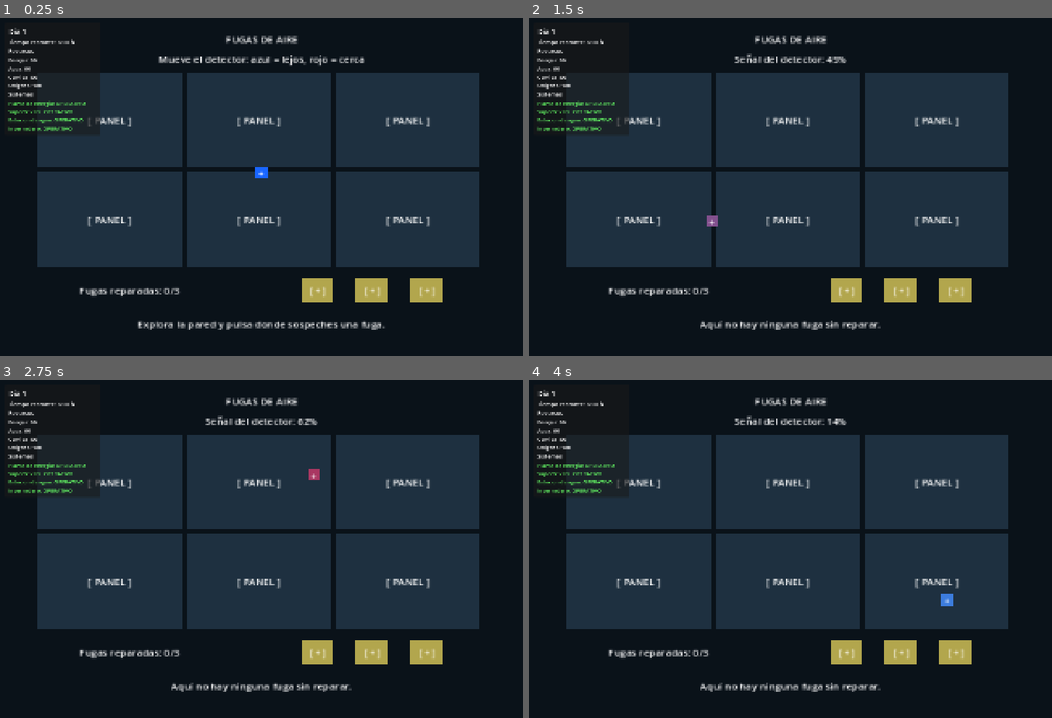
Above: before the commit, frames 1-4 (two rows, left to right).
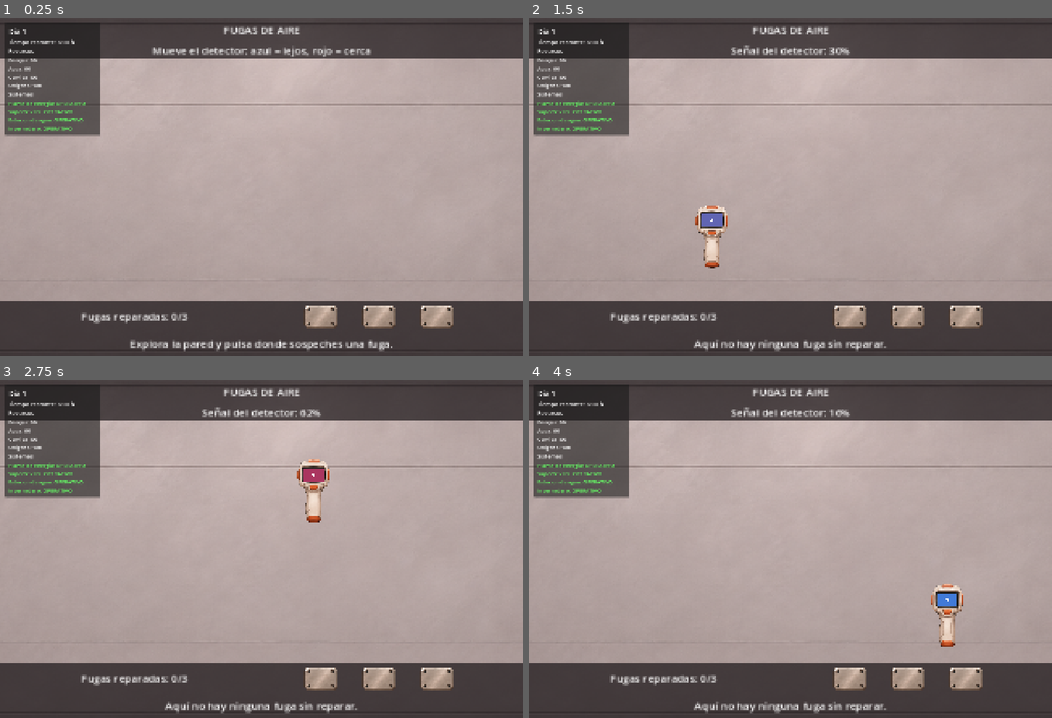
Above: after the commit, the same moments.

Repository: PabRuizzz/Los_pinganillos
Game: Godot game, scene res://game/challenges/air_leaks/air_leaks.tscn
Two runs of this game, one before a commit and one after it. Both use one fixed random seed, a clock stepped at 60 frames per second and the inputs below. This scene is started directly instead of the project's main scene.
Inputs (mouse positions are in pixels of both pictures, inside the frame that each line leads up to):
- Up to frame 1 (0.25 s): no input
- Up to frame 2 (1.5 s): tap Enter (ui_accept) at 0.5, 0.77, 1.25 s; move the mouse to (905, 170) at 0.52 s; hold Right (ui_right) 0.53-1.25 s; tap E (interact) at 0.6 s; click (905, 170) at 0.67 s; drag from (685, 203) to (764, 254) at 1.27 s
- Up to frame 3 (2.75 s): tap Enter (ui_accept) at 2 s; move the mouse to (313, 474) at 2.02 s; hold Right (ui_right) from 2.03 s (still down); tap E (interact) at 2.1 s; click (313, 474) at 2.17 s
- Up to frame 4 (4 s): release Right (ui_right) at 2.75 s; tap Enter (ui_accept) at 2.75, 3.5, 3.77 s; drag from (764, 616) to (633, 498) at 2.77 s; move the mouse to (947, 599) at 3.52 s; hold Left (ui_left) from 3.53 s (still down); tap E (interact) at 3.6 s; click (947, 599) at 3.67 s

The runs differ from the first frame. In frame 1, 98% of the frame differs, in the area x 0-100%, y 0-100%; in frame 2, 98%; in frame 3, 98%; in frame 4, 98%.

Commit message:
Minijuegos completos FINAL

Diff:
--- a/game/challenges/air_leaks/AirLeaks.gd
+++ b/game/challenges/air_leaks/AirLeaks.gd
@@ -3,12 +3,15 @@
 signal completed
 enum Difficulty { FACIL, NORMAL }
 @export var difficulty: Difficulty = Difficulty.NORMAL
-const MIN_SEPARATION := 160.0
 var click_radius := 24.0
 var dragged: Control
 var drag_pointer := -2 # -2: none, -1: mouse, >= 0: touch.
 var finished := false
 var touch_id := -1
+const PANEL_DESIGN_SIZE := Vector2(900, 400)
+var leak_locations: Array[Vector2] = []
+var installed_patches: Dictionary = {}
+@onready var content: Control = $Content
 @onready var patches := [$Content/Patch1, $Content/Patch2, $Content/Patch3]
 @onready var habitat: Control = $Content/Habitat
 @onready var detector = $Content/Habitat/Detector
@@ -22,23 +25,36 @@
 	detector.targets = leaks
 	detector.reading_changed.connect(_show_reading)
 	habitat.gui_input.connect(_habitat_input)
+	habitat.mouse_exited.connect(_hide_detector)
 	$ReactionTimer.timeout.connect(_clear_reaction)
 	# Six separated regions, shuffled without replacement, with random local jitter.
-	# Minimum possible spacing is 180, greater than MIN_SEPARATION.
 	var positions: Array[Vector2] = []
-	for y in [100.0, 300.0]:
-		for x in [150.0, 450.0, 750.0]:
-			positions.append(Vector2(x, y) + Vector2(randf_range(-10, 10), randf_range(-10, 10)))
+	for panel: Control in $Content/Habitat/Panels.get_children():
+		var center := panel.get_rect().get_center()
+		var jitter := Vector2(randf_range(-10, 10), randf_range(-10, 10))
+		positions.append((center + jitter) / PANEL_DESIGN_SIZE)
 	positions.shuffle()
 	for i in leaks.size():
-		leaks[i].position = positions[i]
+		leak_locations.append(positions[i])
+		leaks[i].position = positions[i] * habitat.size
 		leaks[i].state_changed.connect(_update_status)
 	_update_status()
 
 func _layout() -> void:
-	var factor := minf(size.x / 1000.0, size.y / 680.0)
-	$Content.scale = Vector2.ONE * factor
-	$Content.position = (size - Vector2(960, 640) * factor) / 2.0
+	if size.x <= 0.0 or size.y <= 0.0:
+		return
+	var factor := minf(size.x / 960.0, size.y / 640.0)
+	content.scale = Vector2.ONE * factor
+	content.size = size / factor
+	for patch in patches:
+		var home: Vector2 = patch.tray_offset + Vector2(content.size.x / 2.0, content.size.y - 640.0)
+		patch.set_home(home, patch != dragged)
+	for i in leak_locations.size():
+		var leak = leaks[i]
+		leak.position = leak_locations[i] * habitat.size
+		if installed_patches.has(leak):
+			installed_patches[leak].attach_to(leak.get_global_transform_with_canvas().origin)
+
 
 func _habitat_input(event: InputEvent) -> void:
 	if finished or is_instance_valid(dragged) or event.device == -1:
@@ -58,7 +74,12 @@
 
 func _move_detector(point: Vector2) -> void:
 	detector.position = point.clamp(Vector2.ZERO, habitat.size)
+	detector.show()
 	detector.scanning = true
+
+func _hide_detector() -> void:
+	detector.stop()
+	detector.hide()
 
 func _search(point: Vector2) -> void:
 	if finished:
@@ -72,7 +93,9 @@
 			candidate = leak
 			distance = separation
 	if candidate != null:
-		candidate.discover()
+		if candidate.discover():
+			# Reveal the X immediately instead of covering it with the sensor.
+			_hide_detector()
 		_update_status()
 		$Content/Reaction.text = "Fuga encontrada. Arrastra un parche sobre ella."
 	else:
@@ -87,7 +110,7 @@
 	$Content/Counter.text = "Fugas reparadas: %d/3" % repaired
 	if repaired == 3 and not finished:
 		finished = true
-		detector.stop()
+		_hide_detector()
 		$ReactionTimer.stop()
 		$Content/Reaction.text = "¡Hábitat sellado!"
 		completed.emit()
@@ -130,7 +153,7 @@
 		if not patch.used and patch.contains_point(point):
 			dragged = patch
 			drag_pointer = pointer
-			detector.stop()
+			_hide_detector()
 			patch.begin_drag(point)
 			return
 
@@ -145,6 +168,7 @@
 		for leak in leaks:
 			if leak.state == leak.State.FOUND and local_point.distance_to(leak.position) <= click_radius:
 				patch.attach_to(leak.get_global_transform_with_canvas().origin)
+				installed_patches[leak] = patch
 				leak.patch()
 				get_viewport().set_input_as_handled()
 				return
--- a/game/challenges/air_leaks/Leak.gd
+++ b/game/challenges/air_leaks/Leak.gd
@@ -24,6 +24,4 @@
 	return true
 
 func _refresh() -> void:
-	$Visual.visible = state != State.HIDDEN
-	$Visual/Placeholder.color = Color.ORANGE if state == State.FOUND else Color.SEA_GREEN
-	$Visual/Symbol.text = "!" if state == State.FOUND else "OK"
+	$Visual.visible = state == State.FOUND
--- a/game/challenges/air_leaks/Leak.tscn
+++ b/game/challenges/air_leaks/Leak.tscn
@@ -1,23 +1,13 @@
-[gd_scene load_steps=2 format=3]
+[gd_scene load_steps=3 format=3]
+
 [ext_resource type="Script" path="res://game/challenges/air_leaks/Leak.gd" id="1"]
+[ext_resource type="Texture2D" path="res://game/challenges/air_leaks/assets/leak_marker.png" id="2"]
+
 [node name="Leak" type="Node2D"]
 script = ExtResource("1")
+
 [node name="Visual" type="Node2D" parent="."]
-[node name="Placeholder" type="ColorRect" parent="Visual"]
-offset_left = -24.0
-offset_top = -24.0
-offset_right = 24.0
-offset_bottom = 24.0
-mouse_filter = 2
-color = Color(0.9, 0.5, 0.1, 1)
+
 [node name="Artwork" type="Sprite2D" parent="Visual"]
-[node name="Symbol" type="Label" parent="Visual"]
-offset_left = -24.0
-offset_top = -24.0
-offset_right = 24.0
-offset_bottom = 24.0
-mouse_filter = 2
-text = "!"
-horizontal_alignment = 1
-vertical_alignment = 1
-theme_override_font_sizes/font_size = 20
+scale = Vector2(0.17, 0.17)
+texture = ExtResource("2")
--- a/game/challenges/air_leaks/Patch.gd
+++ b/game/challenges/air_leaks/Patch.gd
@@ -2,11 +2,20 @@
 
 var used := false
 var home := Vector2.ZERO
+var tray_offset := Vector2.ZERO
 var drag_offset := Vector2.ZERO
 var animation: Tween
 
 func _ready() -> void:
+	tray_offset = position
 	home = position
+
+func set_home(point: Vector2, move_now: bool) -> void:
+	home = point
+	if move_now and not used:
+		if is_instance_valid(animation):
+			animation.kill()
+		position = home
 
 func contains_point(point: Vector2) -> bool:
 	return Rect2(Vector2.ZERO, size).has_point(get_global_transform_with_canvas().affine_inverse() * point)
@@ -29,5 +38,5 @@
 	used = true
 	z_index = 1
 	position = get_parent().get_global_transform_with_canvas().affine_inverse() * point - size / 2.0
-	$Placeholder.color = Color.SEA_GREEN
-	$Symbol.text = "OK"
+	$LoosePlate.hide()
+	$SealedPlate.show()
--- a/game/challenges/air_leaks/Patch.tscn
+++ b/game/challenges/air_leaks/Patch.tscn
@@ -1,25 +1,28 @@
-[gd_scene load_steps=2 format=3]
+[gd_scene load_steps=4 format=3]
+
 [ext_resource type="Script" path="res://game/challenges/air_leaks/Patch.gd" id="1"]
+[ext_resource type="Texture2D" path="res://game/challenges/air_leaks/assets/repair_plate_loose.png" id="2"]
+[ext_resource type="Texture2D" path="res://game/challenges/air_leaks/assets/repair_plate_installed.png" id="3"]
+
 [node name="Patch" type="Control"]
 offset_right = 64.0
 offset_bottom = 48.0
 mouse_filter = 2
 script = ExtResource("1")
-[node name="Placeholder" type="ColorRect" parent="."]
+
+[node name="LoosePlate" type="TextureRect" parent="."]
 anchor_right = 1.0
 anchor_bottom = 1.0
 mouse_filter = 2
-color = Color(0.7, 0.65, 0.3, 1)
-[node name="Artwork" type="TextureRect" parent="."]
+texture = ExtResource("2")
+expand_mode = 1
+stretch_mode = 5
+
+[node name="SealedPlate" type="TextureRect" parent="."]
+visible = false
 anchor_right = 1.0
 anchor_bottom = 1.0
 mouse_filter = 2
+texture = ExtResource("3")
 expand_mode = 1
 stretch_mode = 5
-[node name="Symbol" type="Label" parent="."]
-anchor_right = 1.0
-anchor_bottom = 1.0
-mouse_filter = 2
-text = "[ + ]"
-horizontal_alignment = 1
-vertical_alignment = 1
--- a/game/challenges/air_leaks/air_leaks.tscn
+++ b/game/challenges/air_leaks/air_leaks.tscn
@@ -1,19 +1,25 @@
-[gd_scene load_steps=6 format=3]
+[gd_scene load_steps=8 format=3]
 [ext_resource type="Script" path="res://game/challenges/air_leaks/AirLeaks.gd" id="1"]
 [ext_resource type="Script" path="res://game/challenges/air_leaks/Detector.gd" id="2"]
 [ext_resource type="PackedScene" path="res://game/challenges/air_leaks/Leak.tscn" id="3"]
 [ext_resource type="PackedScene" path="res://game/challenges/air_leaks/WallPanel.tscn" id="4"]
 [ext_resource type="PackedScene" path="res://game/challenges/air_leaks/Patch.tscn" id="5"]
+[ext_resource type="Texture2D" path="res://game/challenges/air_leaks/assets/detector_front.png" id="6"]
+
+[ext_resource type="Texture2D" path="res://game/challenges/air_leaks/assets/habitat_wall.png" id="7"]
+
 [node name="AirLeaks" type="Control"]
 anchors_preset = 15
 anchor_right = 1.0
 anchor_bottom = 1.0
 script = ExtResource("1")
-[node name="Background" type="ColorRect" parent="."]
+[node name="WallArtwork" type="TextureRect" parent="."]
 anchor_right = 1.0
 anchor_bottom = 1.0
 mouse_filter = 2
-color = Color(0.04, 0.07, 0.1, 1)
+texture = ExtResource("7")
+expand_mode = 1
+stretch_mode = 6
 [node name="Content" type="Control" parent="."]
 offset_left = 0.0
 offset_top = 0.0
@@ -21,10 +27,24 @@
 offset_bottom = 640.0
 mouse_filter = 2
 
+[node name="TopShade" type="ColorRect" parent="Content"]
+anchor_right = 1.0
+offset_bottom = 78.0
+mouse_filter = 2
+color = Color(0.09, 0.07, 0.08, 0.7)
+
+[node name="BottomShade" type="ColorRect" parent="Content"]
+anchor_top = 1.0
+anchor_right = 1.0
+anchor_bottom = 1.0
+offset_top = -104.0
+mouse_filter = 2
+color = Color(0.09, 0.07, 0.08, 0.7)
+
 [node name="Title" type="Label" parent="Content"]
+anchor_right = 1.0
 offset_left = 0.0
 offset_top = 0.0
-offset_right = 960.0
 offset_bottom = 45.0
 mouse_filter = 2
 text = "FUGAS DE AIRE"
@@ -32,48 +52,54 @@
 vertical_alignment = 1
 theme_override_font_sizes/font_size = 20
 [node name="Reading" type="Label" parent="Content"]
+anchor_right = 1.0
 offset_left = 0.0
 offset_top = 45.0
-offset_right = 960.0
-offset_bottom = 80.0
+offset_bottom = 78.0
 mouse_filter = 2
 text = "Mueve el detector: azul = lejos, rojo = cerca"
 horizontal_alignment = 1
 vertical_alignment = 1
 theme_override_font_sizes/font_size = 20
 [node name="Habitat" type="Control" parent="Content"]
-offset_left = 30.0
-offset_top = 90.0
-offset_right = 930.0
-offset_bottom = 490.0
+anchor_right = 1.0
+anchor_bottom = 1.0
+offset_left = 12.0
+offset_top = 78.0
+offset_right = -12.0
+offset_bottom = -104.0
 mouse_filter = 0
 
-[node name="Panel1" parent="Content/Habitat" instance=ExtResource("4")]
+[node name="Panels" type="Control" parent="Content/Habitat"]
+visible = false
+mouse_filter = 2
+
+[node name="Panel1" parent="Content/Habitat/Panels" instance=ExtResource("4")]
 offset_left = 0.0
 offset_top = 0.0
 offset_right = 290.0
 offset_bottom = 190.0
-[node name="Panel2" parent="Content/Habitat" instance=ExtResource("4")]
+[node name="Panel2" parent="Content/Habitat/Panels" instance=ExtResource("4")]
 offset_left = 300.0
 offset_top = 0.0
 offset_right = 590.0
 offset_bottom = 190.0
-[node name="Panel3" parent="Content/Habitat" instance=ExtResource("4")]
+[node name="Panel3" parent="Content/Habitat/Panels" instance=ExtResource("4")]
 offset_left = 600.0
 offset_top = 0.0
 offset_right = 890.0
 offset_bottom = 190.0
-[node name="Panel4" parent="Content/Habitat" instance=ExtResource("4")]
+[node name="Panel4" parent="Content/Habitat/Panels" instance=ExtResource("4")]
 offset_left = 0.0
 offset_top = 200.0
 offset_right = 290.0
 offset_bottom = 390.0
-[node name="Panel5" parent="Content/Habitat" instance=ExtResource("4")]
+[node name="Panel5" parent="Content/Habitat/Panels" instance=ExtResource("4")]
 offset_left = 300.0
 offset_top = 200.0
 offset_right = 590.0
 offset_bottom = 390.0
-[node name="Panel6" parent="Content/Habitat" instance=ExtResource("4")]
+[node name="Panel6" parent="Content/Habitat/Panels" instance=ExtResource("4")]
 offset_left = 600.0
 offset_top = 200.0
 offset_right = 890.0
@@ -85,58 +111,66 @@
 [node name="Leak3" parent="Content/Habitat" instance=ExtResource("3")]
 position = Vector2(750, 200)
 [node name="Detector" type="Node2D" parent="Content/Habitat"]
+visible = false
 position = Vector2(450, 200)
+z_index = 3
 script = ExtResource("2")
+[node name="Artwork" type="Sprite2D" parent="Content/Habitat/Detector"]
+scale = Vector2(0.28, 0.28)
+texture = ExtResource("6")
+centered = false
+offset = Vector2(-117, -109)
+
 [node name="Indicator" type="ColorRect" parent="Content/Habitat/Detector"]
-offset_left = -12.0
+offset_left = -19.0
 offset_top = -12.0
-offset_right = 12.0
+offset_right = 19.0
 offset_bottom = 12.0
 mouse_filter = 2
 color = Color(0.1, 0.4, 1, 1)
-[node name="Artwork" type="Sprite2D" parent="Content/Habitat/Detector"]
-[node name="Symbol" type="Label" parent="Content/Habitat/Detector"]
-offset_left = -12.0
-offset_top = -12.0
-offset_right = 12.0
-offset_bottom = 12.0
-mouse_filter = 2
-text = "+"
-horizontal_alignment = 1
-vertical_alignment = 1
-theme_override_font_sizes/font_size = 20
+
+[node name="Aim" type="Polygon2D" parent="Content/Habitat/Detector/Indicator"]
+position = Vector2(19, 12)
+color = Color(1, 1, 1, 1)
+polygon = PackedVector2Array(3, 0, 2.1, 2.1, 0, 3, -2.1, 2.1, -3, 0, -2.1, -2.1, 0, -3, 2.1, -2.1)
+
 [node name="Beep" type="AudioStreamPlayer" parent="Content/Habitat/Detector"]
 volume_db = -8.0
 [node name="Counter" type="Label" parent="Content"]
-offset_left = 30.0
-offset_top = 505.0
-offset_right = 400.0
-offset_bottom = 550.0
+anchor_left = 0.5
+anchor_right = 0.5
+anchor_top = 1.0
+anchor_bottom = 1.0
+offset_left = -400.0
+offset_top = -104.0
+offset_right = -80.0
+offset_bottom = -48.0
 mouse_filter = 2
 text = "Fugas reparadas: 0/3"
 horizontal_alignment = 1
 vertical_alignment = 1
 theme_override_font_sizes/font_size = 20
 [node name="Patch1" parent="Content" instance=ExtResource("5")]
-offset_left = 560.0
-offset_top = 505.0
-offset_right = 624.0
-offset_bottom = 553.0
+offset_left = 80.0
+offset_top = 542.0
+offset_right = 144.0
+offset_bottom = 590.0
 [node name="Patch2" parent="Content" instance=ExtResource("5")]
-offset_left = 670.0
-offset_top = 505.0
-offset_right = 734.0
-offset_bottom = 553.0
+offset_left = 190.0
+offset_top = 542.0
+offset_right = 254.0
+offset_bottom = 590.0
 [node name="Patch3" parent="Content" instance=ExtResource("5")]
-offset_left = 780.0
-offset_top = 505.0
-offset_right = 844.0
-offset_bottom = 553.0
+offset_left = 300.0
+offset_top = 542.0
+offset_right = 364.0
+offset_bottom = 590.0
 [node name="Reaction" type="Label" parent="Content"]
-offset_left = 0.0
-offset_top = 570.0
-offset_right = 960.0
-offset_bottom = 620.0
+anchor_right = 1.0
+anchor_top = 1.0
+anchor_bottom = 1.0
+offset_top = -48.0
+offset_bottom = 0.0
 mouse_filter = 2
 text = "Explora la pared y pulsa donde sospeches una fuga."
 horizontal_alignment = 1
--- /dev/null
+++ b/game/challenges/air_leaks/assets/detector.tres
@@ -0,0 +1,8 @@
+[gd_resource type="AtlasTexture" load_steps=2 format=3]
+
+[ext_resource type="Texture2D" path="res://game/challenges/air_leaks/assets/sensor_props.png" id="1"]
+
+[resource]
+atlas = ExtResource("1")
+region = Rect2(84, 22, 522, 679)
+filter_clip = true
--- /dev/null
+++ b/game/challenges/air_leaks/assets/patch_installed.tres
@@ -0,0 +1,8 @@
+[gd_resource type="AtlasTexture" load_steps=2 format=3]
+
+[ext_resource type="Texture2D" path="res://game/challenges/air_leaks/assets/sensor_props.png" id="1"]
+
+[resource]
+atlas = ExtResource("1")
+region = Rect2(1487, 152, 596, 434)
+filter_clip = true
--- /dev/null
+++ b/game/challenges/air_leaks/assets/patch_loose.tres
@@ -0,0 +1,8 @@
+[gd_resource type="AtlasTexture" load_steps=2 format=3]
+
+[ext_resource type="Texture2D" path="res://game/challenges/air_leaks/assets/sensor_props.png" id="1"]
+
+[resource]
+atlas = ExtResource("1")
+region = Rect2(746, 152, 596, 434)
+filter_clip = true
--- a/game/challenges/electrical_repair/electrical_repair.tscn
+++ b/game/challenges/electrical_repair/electrical_repair.tscn
@@ -3,6 +3,7 @@
 [ext_resource type="Script" uid="uid://d1lpk2a2310uk" path="res://game/challenges/electrical_repair/PuzzleManager.gd" id="1"]
 [ext_resource type="PackedScene" path="res://game/challenges/electrical_repair/Board.tscn" id="2"]
 [ext_resource type="Script" uid="uid://om8eks2i4k7q" path="res://game/challenges/electrical_repair/PuzzleCamera.gd" id="3_camera"]
+[ext_resource type="Texture2D" uid="uid://b1q0q2poahf4c" path="res://game/challenges/electrical_repair/assets/greenhouse_background.png" id="4_0qbsr"]
 
 [node name="ElectricalRepair" type="Node2D" unique_id=331987606]
 script = ExtResource("1")
@@ -11,18 +12,6 @@
 position = Vector2(1293, 706)
 zoom = Vector2(1.2, 1.2)
 script = ExtResource("3_camera")
-
-[node name="Backdrop" type="CanvasLayer" parent="." unique_id=176863361]
-layer = -1
-
-[node name="Background" type="ColorRect" parent="Backdrop" unique_id=1739277090]
-anchors_preset = 15
-anchor_right = 1.0
-anchor_bottom = 1.0
-grow_horizontal = 2
-grow_vertical = 2
-mouse_filter = 2
-color = Color(0.051, 0.082, 0.129, 1)
 
 [node name="Board" parent="." unique_id=888232065 instance=ExtResource("2")]
 layout_mode = 3
@@ -377,4 +366,12 @@
 theme_override_font_sizes/font_size = 20
 text = "Ver hitboxes"
 
+[node name="Backdrop" type="CanvasLayer" parent="." unique_id=176863361]
+layer = -1
+
+[node name="TextureRect" type="TextureRect" parent="Backdrop" unique_id=1551687551]
+offset_right = 2301.0
+offset_bottom = 1283.0
+texture = ExtResource("4_0qbsr")
+
 [editable path="Board"]
--- a/game/challenges/water_pumping/water_pumping.tscn
+++ b/game/challenges/water_pumping/water_pumping.tscn
@@ -1,118 +1,133 @@
-[gd_scene load_steps=3 format=3]
-[ext_resource type="Script" path="res://game/challenges/water_pumping/WaterPumping.gd" id="1"]
-[ext_resource type="Script" path="res://game/challenges/water_pumping/PumpPhase.gd" id="2"]
-[node name="WaterPumping" type="Control"]
+[gd_scene format=3 uid="uid://dl8dxr2hyfmi6"]
+
+[ext_resource type="Script" uid="uid://bdfp1t0trwgyt" path="res://game/challenges/water_pumping/WaterPumping.gd" id="1"]
+[ext_resource type="Script" uid="uid://ctr0l0ayfht6s" path="res://game/challenges/water_pumping/PumpPhase.gd" id="2"]
+[ext_resource type="Texture2D" uid="uid://bmb4ue2ki1xoe" path="res://game/challenges/water_pumping/assets/waterpumping.png" id="3_ev0f3"]
+
+[node name="WaterPumping" type="Control" unique_id=1025045248]
+layout_mode = 3
 anchors_preset = 15
 anchor_right = 1.0
 anchor_bottom = 1.0
 grow_horizontal = 2
 grow_vertical = 2
 script = ExtResource("1")
-[node name="Background" type="ColorRect" parent="."]
-anchors_preset = 15
-anchor_right = 1.0
-anchor_bottom = 1.0
-mouse_filter = 2
-color = Color(0.05, 0.08, 0.12, 1)
-[node name="Content" type="Control" parent="."]
+
+[node name="Content" type="Control" parent="." unique_id=778090503]
+anchors_preset = 0
 offset_right = 960.0
 offset_bottom = 640.0
 mouse_filter = 2
-[node name="Title" type="Label" parent="Content"]
-offset_left = 0.0
-offset_top = 10.0
-offset_right = 960.0
-offset_bottom = 55.0
-mouse_filter = 2
+
+[node name="TextureRect" type="TextureRect" parent="Content" unique_id=132577586]
+layout_mode = 0
+offset_left = -136.0
+offset_top = -19.0
+offset_right = 1090.0
+offset_bottom = 680.0
+texture = ExtResource("3_ev0f3")
+expand_mode = 1
+
+[node name="Title" type="Label" parent="Content" unique_id=1672877511]
+layout_mode = 0
+offset_left = 10.0
+offset_top = 58.0
+offset_right = 970.0
+offset_bottom = 103.0
+theme_override_font_sizes/font_size = 28
 text = "BOMBEO DE AGUA"
 horizontal_alignment = 1
 vertical_alignment = 1
-theme_override_font_sizes/font_size = 28
-[node name="PumpPhase" type="Control" parent="Content"]
-offset_left = 0.0
-offset_top = 70.0
-offset_right = 960.0
-offset_bottom = 550.0
+
+[node name="PumpPhase" type="Control" parent="Content" unique_id=1355122638]
+anchors_preset = 0
+offset_left = 7.0
+offset_top = 100.0
+offset_right = 967.0
+offset_bottom = 580.0
 mouse_filter = 2
 script = ExtResource("2")
-[node name="Hint" type="Label" parent="Content/PumpPhase"]
+
+[node name="Hint" type="Label" parent="Content/PumpPhase" unique_id=1952219021]
+layout_mode = 0
 offset_left = 10.0
-offset_top = 0.0
 offset_right = 950.0
 offset_bottom = 50.0
-mouse_filter = 2
+theme_override_font_sizes/font_size = 20
 text = "Bombea cuando la línea cruce el verde. El agua baja con el tiempo."
 horizontal_alignment = 1
 vertical_alignment = 1
-theme_override_font_sizes/font_size = 20
-[node name="Tank" type="ColorRect" parent="Content/PumpPhase"]
+
+[node name="Tank" type="ColorRect" parent="Content/PumpPhase" unique_id=1643143231]
+layout_mode = 0
 offset_left = 180.0
 offset_top = 120.0
 offset_right = 780.0
 offset_bottom = 180.0
 mouse_filter = 2
 color = Color(0.15, 0.22, 0.3, 1)
-[node name="Water" type="ColorRect" parent="Content/PumpPhase/Tank"]
-offset_left = 0.0
-offset_top = 0.0
-offset_right = 0.0
+
+[node name="Water" type="ColorRect" parent="Content/PumpPhase/Tank" unique_id=82546752]
+layout_mode = 0
 offset_bottom = 60.0
 mouse_filter = 2
 color = Color(0.2, 0.65, 0.95, 1)
-[node name="Artwork" type="TextureRect" parent="Content/PumpPhase/Tank"]
-anchors_preset = 15
+
+[node name="Artwork" type="TextureRect" parent="Content/PumpPhase/Tank" unique_id=625755014]
+layout_mode = 0
 anchor_right = 1.0
 anchor_bottom = 1.0
 mouse_filter = 2
 expand_mode = 1
 stretch_mode = 5
-[node name="Percent" type="Label" parent="Content/PumpPhase/Tank"]
-offset_left = 0.0
-offset_top = 0.0
-anchors_preset = 15
+
+[node name="Percent" type="Label" parent="Content/PumpPhase/Tank" unique_id=17721317]
+layout_mode = 0
 anchor_right = 1.0
 anchor_bottom = 1.0
-mouse_filter = 2
+theme_override_font_sizes/font_size = 22
 text = "0%"
 horizontal_alignment = 1
 vertical_alignment = 1
-theme_override_font_sizes/font_size = 22
-[node name="Bar" type="ColorRect" parent="Content/PumpPhase"]
+
+[node name="Bar" type="ColorRect" parent="Content/PumpPhase" unique_id=860920735]
+layout_mode = 0
 offset_left = 180.0
 offset_top = 300.0
 offset_right = 780.0
 offset_bottom = 324.0
 mouse_filter = 2
 color = Color(0.2, 0.25, 0.3, 1)
-[node name="Green" type="ColorRect" parent="Content/PumpPhase/Bar"]
+
+[node name="Green" type="ColorRect" parent="Content/PumpPhase/Bar" unique_id=144645267]
+layout_mode = 0
 offset_left = 270.0
-offset_top = 0.0
 offset_right = 330.0
 offset_bottom = 24.0
 mouse_filter = 2
 color = Color(0.2, 0.75, 0.4, 1)
-[node name="Marker" type="ColorRect" parent="Content/PumpPhase/Bar"]
-offset_left = 0.0
+
+[node name="Marker" type="ColorRect" parent="Content/PumpPhase/Bar" unique_id=520776572]
+layout_mode = 0
 offset_top = -20.0
 offset_right = 8.0
 offset_bottom = 44.0
 mouse_filter = 2
-color = Color(1, 1, 1, 1)
-[node name="PumpButton" type="Button" parent="Content/PumpPhase"]
+
+[node name="PumpButton" type="Button" parent="Content/PumpPhase" unique_id=696638065]
+layout_mode = 0
 offset_left = 350.0
 offset_top = 375.0
 offset_right = 610.0
 offset_bottom = 435.0
-mouse_filter = 0
+focus_mode = 0
 text = "BOMBEAR"
-focus_mode = 0
-[node name="Result" type="Label" parent="Content"]
-offset_left = 0.0
+
+[node name="Result" type="Label" parent="Content" unique_id=1487644582]
+layout_mode = 0
 offset_top = 560.0
 offset_right = 960.0
 offset_bottom = 630.0
-mouse_filter = 2
-text = ""
+theme_override_font_sizes/font_size = 22
 horizontal_alignment = 1
 vertical_alignment = 1
-theme_override_font_sizes/font_size = 22
--- a/game/stations/mars/mars.tscn
+++ b/game/stations/mars/mars.tscn
@@ -694,6 +694,7 @@
 texture = ExtResource("14_8do8n")
 
 [node name="hitbox" type="Node2D" parent="." unique_id=1489311480]
+visible = false
 
 [node name="StaticBody2D" type="StaticBody2D" parent="hitbox" unique_id=1961332398]
 collision_mask = 3
Binary file added: game/challenges/air_leaks/assets/detector_front.png
Not shown, added: game/challenges/air_leaks/assets/detector_front.png.import
Binary file added: game/challenges/air_leaks/assets/habitat_wall.png
Not shown, added: game/challenges/air_leaks/assets/habitat_wall.png.import
Not shown, added: game/challenges/air_leaks/assets/imagegen_prompt.txt
Binary file added: game/challenges/air_leaks/assets/leak_marker.png
Not shown, added: game/challenges/air_leaks/assets/leak_marker.png.import
Binary file added: game/challenges/air_leaks/assets/proposals/habitat_background.png
Not shown, added: game/challenges/air_leaks/assets/proposals/habitat_background.png.import
Binary file added: game/challenges/air_leaks/assets/proposals/habitat_neutral_preview.png
Not shown, added: game/challenges/air_leaks/assets/proposals/habitat_neutral_preview.png.import
Not shown, added: game/challenges/air_leaks/assets/proposals/habitat_neutral_prompt.txt
(and 16 more such lines)
